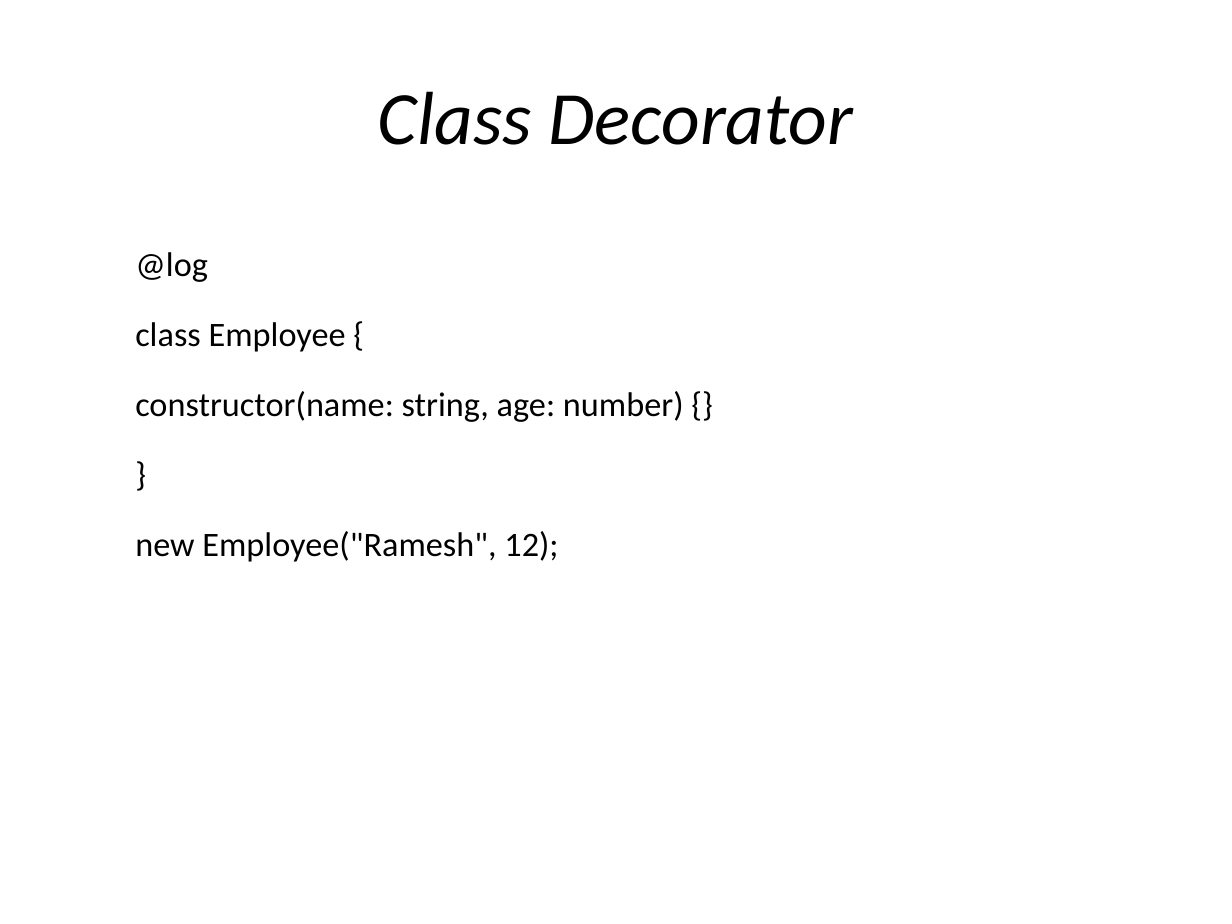
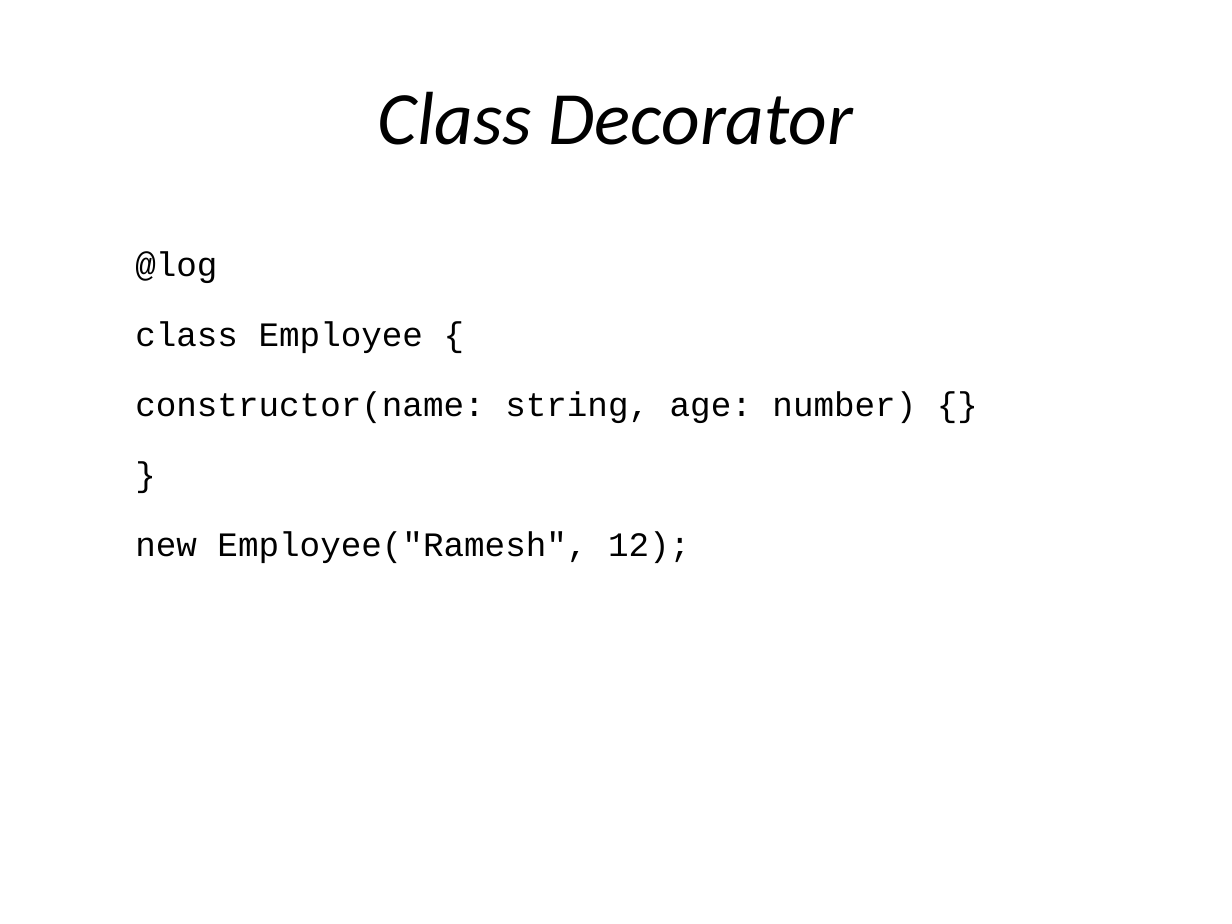
Before and after one commit to vishnumvn/AngularJS_Tut, a slide deck: slide 80 of Materials/ES_TS_For_Anguar4.ppt. Drawn at 1232x924 pixels with LibreOffice and Linux fonts; fonts in the diff are those of the drawing. Boxes give left, top, right and bottom in pixels: in the first picture for what was removed or moved away, otherwise in the second. Text is boxed around its words. In the diff, an @@ line names an element or a change of style, - is before the commit and + after.

```diff
--- a/Materials/ES_TS_For_Anguar4.ppt
+++ b/Materials/ES_TS_For_Anguar4.ppt
@@ text "@log" at [135,251,916,563]: font Calibri to Courier New @@
```
Also in this commit, not shown: 9 other slides changed, 3 other files.
